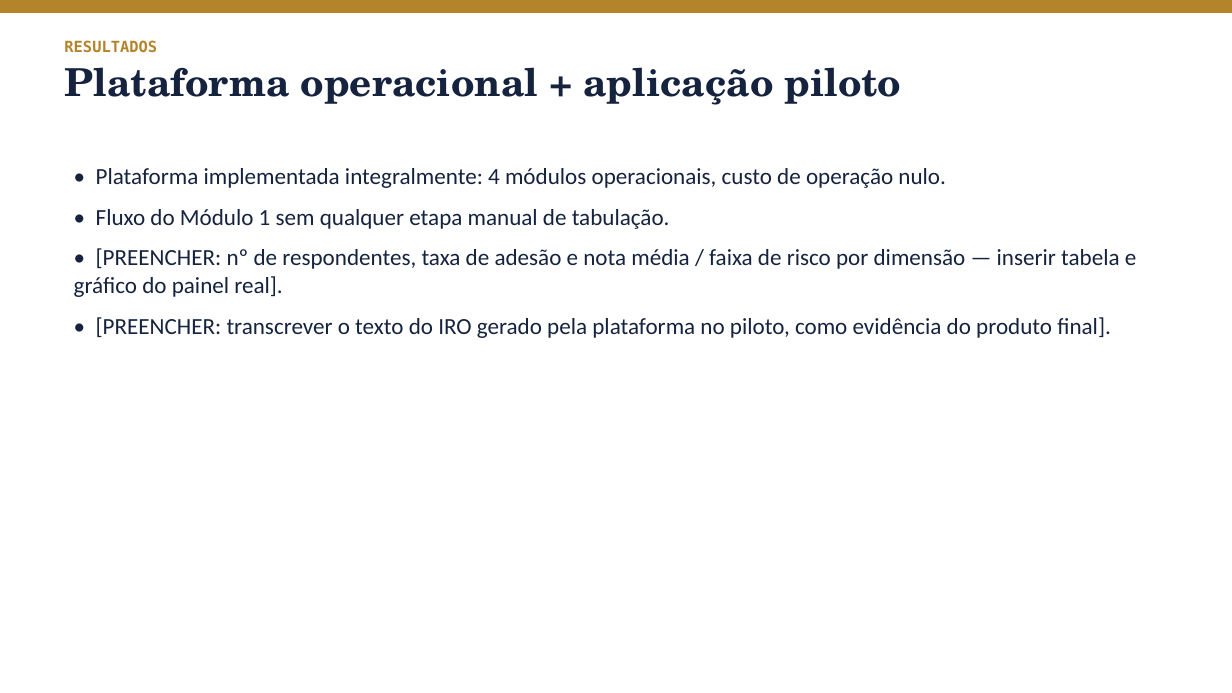
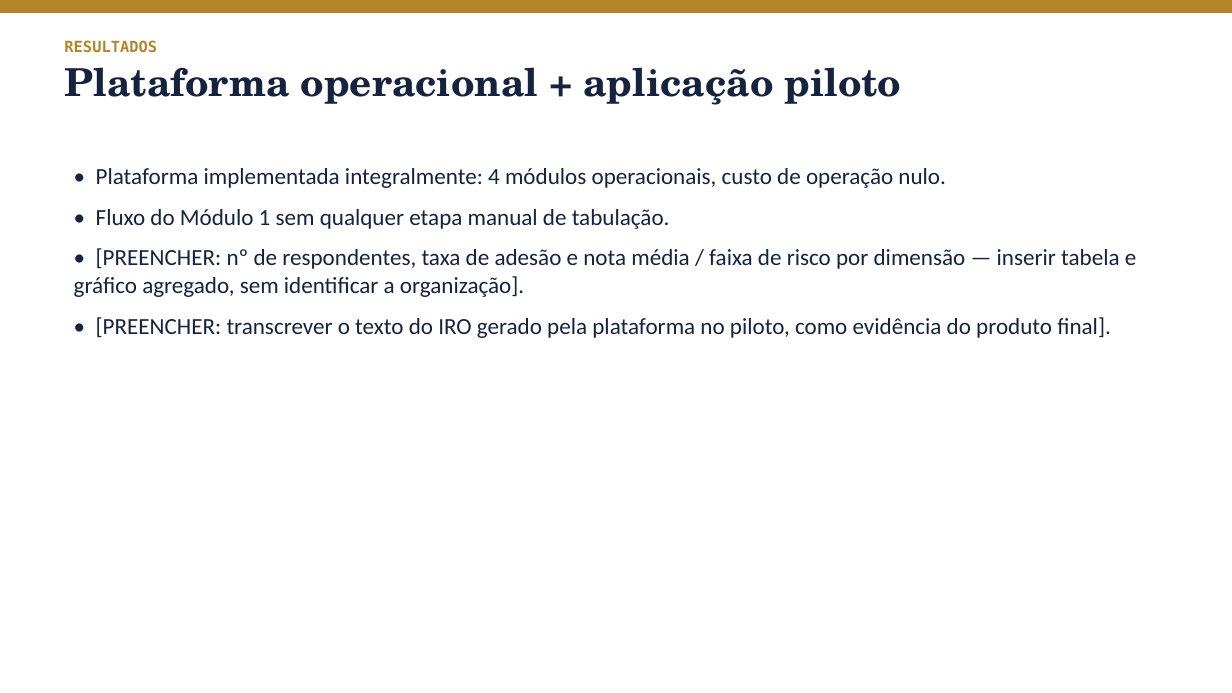
Before and after one commit to rodrigozambon20-del/TCCENGENHARIASEGURAN-A, a slide deck: slide 10 of docs/tcc/apresentacao/Apresentacao_Banca_Psike.pptx. Drawn at 1232x693 pixels with LibreOffice and Linux fonts; fonts in the diff are those of the drawing. Boxes give left, top, right and bottom in pixels: in the first picture for what was removed or moved away, otherwise in the second. Text is boxed around its words. In the diff, an @@ line names an element or a change of style, - is before the commit and + after.

```diff
--- a/docs/tcc/apresentacao/Apresentacao_Banca_Psike.pptx
+++ b/docs/tcc/apresentacao/Apresentacao_Banca_Psike.pptx
@@ text at <box>74,248,1136,297</box>: text changed @@
-• [PREENCHER: nº de respondentes, taxa de adesão e nota média / faixa de risco por dimensão — inserir tabela e gráfico do painel real].
+• [PREENCHER: nº de respondentes, taxa de adesão e nota média / faixa de risco por dimensão — inserir tabela e gráfico agregado, sem identificar a organização].
```
Also in this commit, not shown: 4 other slides changed, 3 other files.
